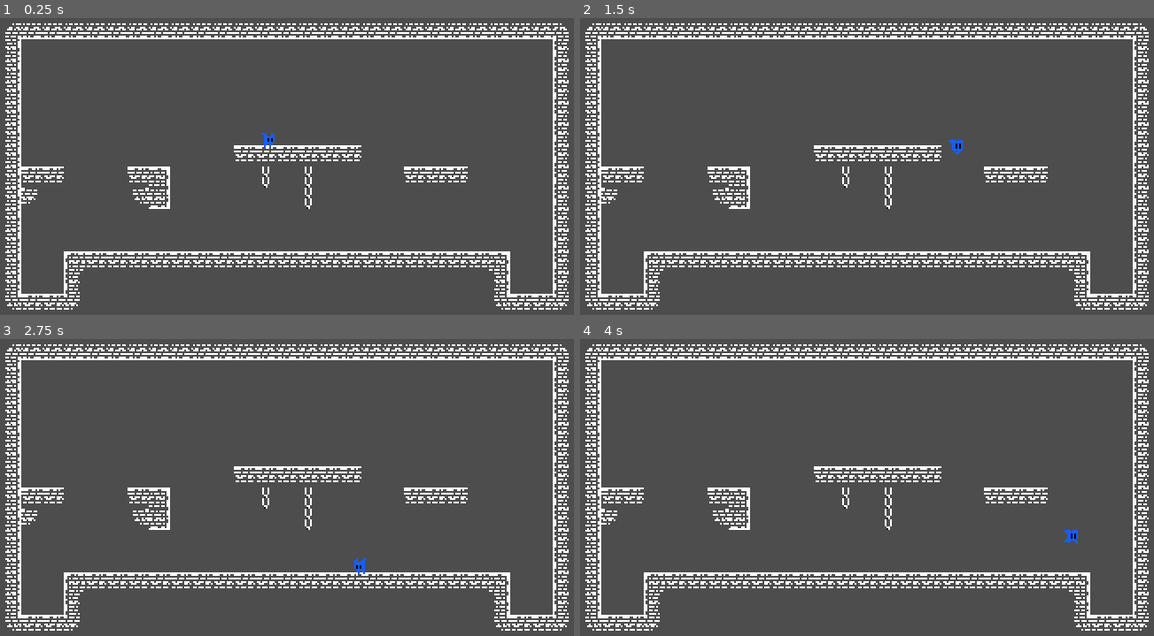
Above: before the commit, frames 1-4 (two rows, left to right).
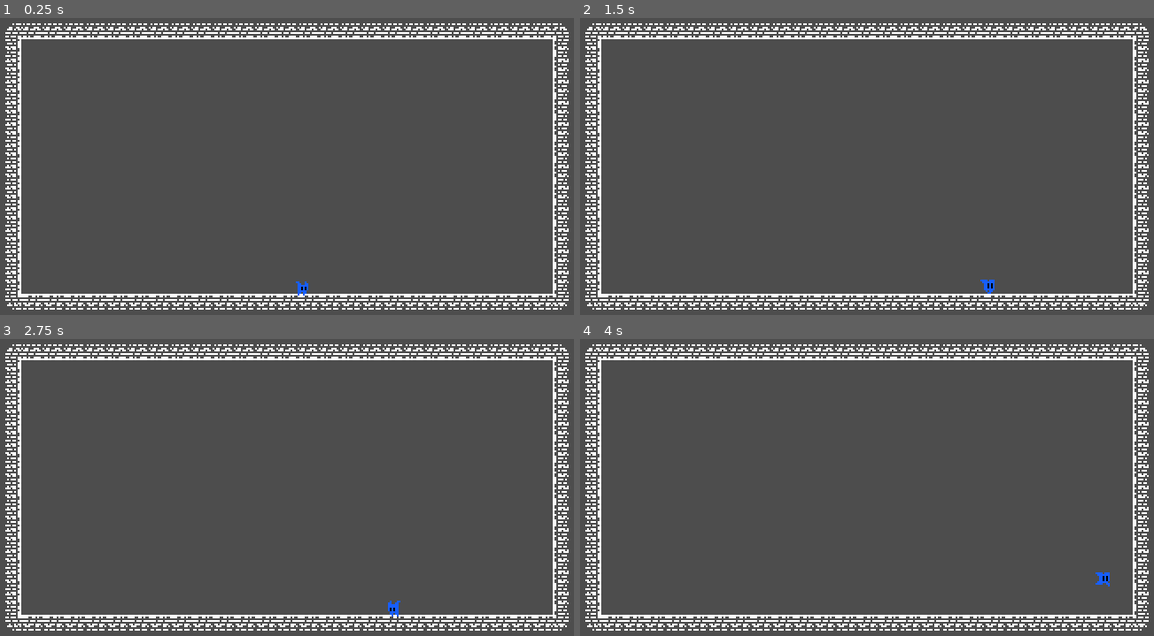
Above: after the commit, the same moments.

Repository: lcarvalhogs/godot-platformer
Game: Godot game, scene res://Levels/BaseLevel.tscn
Same seed, same stepped clock (60 frames per second), same inputs: the game is played once before the commit and once after it. This scene is started directly instead of the project's main scene.
Inputs:
- Up to frame 1 (0.25 s): no input
- Up to frame 2 (1.5 s): tap Enter at 0.5 s; hold Right (right) from 0.53 s (still down); tap Up (jump) at 0.77 s
- Up to frame 3 (2.75 s): tap Up (jump) at 1.52 s; release Right (right) at 2.03 s; hold Left (left) from 2.03 s (still down)
- Up to frame 4 (4 s): release Left (left) at 2.78 s; hold Right (right) from 2.78 s (still down); tap Up (jump) at 3.02, 3.77 s

The runs differ from the first frame. In frame 1, 5.9% of the frame differs, in the area x 3-89%, y 38-99%; in frame 2, 5.9%; in frame 3, 5.9%; in frame 4, 5.9%, in the area x 3-93%, y 42-99%.

Commit message:
Adds level script to spawn the player.

Diff:
--- a/Levels/BaseLevel.tscn
+++ b/Levels/BaseLevel.tscn
@@ -1,6 +1,7 @@
-[gd_scene load_steps=5 format=3 uid="uid://cc4up7bxgemcm"]
+[gd_scene load_steps=6 format=3 uid="uid://cc4up7bxgemcm"]
 
 [ext_resource type="Texture2D" uid="uid://0j1i5j6d0b4a" path="res://dunjo.png" id="1_ki4in"]
+[ext_resource type="Script" path="res://Levels/Level.gd" id="1_wff40"]
 [ext_resource type="PackedScene" uid="uid://bqkwn3ay25jfv" path="res://Player.tscn" id="2_wrwmp"]
 
 [sub_resource type="TileSetAtlasSource" id="TileSetAtlasSource_krxcc"]
@@ -166,11 +167,10 @@
 sources/0 = SubResource("TileSetAtlasSource_krxcc")
 
 [node name="Level" type="Node2D"]
+script = ExtResource("1_wff40")
+player = ExtResource("2_wrwmp")
 
 [node name="Tiles" type="TileMap" parent="."]
 tile_set = SubResource("TileSet_iix7v")
 format = 2
-layer_0/tile_data = PackedInt32Array(0, 0, 3, 851968, 0, 4,  …(799 unchanged characters)… 1, 131072, 131072, 1, 65536, 131072, 1, 786435, 0, 1, 720899, 0, 0, 720900, 65536, 0, 720901, 65536, 0, 720902, 65536, 0, 720903, 65536, 0, 720904, 65536, 0, 720905, 65536, 0, 720906, 65536, 0, 720907, 65536, 0, 720908, 65536, 0, 720909, 65536, 0, 720910, 65536, 0, 720911, 65536, 0, 720912, 65536, 0, 720913, 65536, 0, 720914, 65536, 0, 720915, 65536, 0, 720916, 65536, 0, 720917, 65536, 0, 720918, 65536, 0, 720919, 131072, 0, 786455, 131072, 1, 851971, 65536, 4, 851991, 0, 4, 524295, 131072, 2, 458759, 131072, 0, 524294, 0, 4, 458758, 65536, 0, 524289, 65536, 4, 458753, 65536, 0, 458754, 65536, 0, 393227, 65536, 0, 393228, 65536, 0, 393229, 65536, 0, 393230, 65536, 0, 393231, 65536, 0, 393232, 65536, 0, 458771, 65536, 0, 458772, 65536, 0, 458773, 65536, 0, 458764, 458752, 2, 458766, 458752, 2, 524302, 458752, 2)
-
-[node name="Player" parent="." instance=ExtResource("2_wrwmp")]
-position = Vector2(151, 46)
+layer_0/tile_data = PackedInt32Array(0, 0, 3, 851968, 0, 4,  …(799 unchanged characters)… 1, 131072, 131072, 1, 65536, 131072, 1, 851991, 65536, 0, 851971, 65536, 0, 851972, 65536, 0, 851973, 65536, 0, 851974, 65536, 0, 851975, 65536, 0, 851976, 65536, 0, 851977, 65536, 0, 851978, 65536, 0, 851979, 65536, 0, 851980, 65536, 0, 851981, 65536, 0, 851982, 65536, 0, 851983, 65536, 0, 851984, 65536, 0, 851985, 65536, 0, 851986, 65536, 0, 851987, 65536, 0, 851988, 65536, 0, 851989, 65536, 0, 851990, 65536, 0, 786445, 196608, 0)
--- /dev/null
+++ b/Levels/Level.gd
@@ -0,0 +1,23 @@
+extends Node2D
+
+const PLAYER: Vector2i = Vector2i(3,0)
+
+@export var player: PackedScene
+
+func _ready():
+	call_deferred("setup_tiles")
+	pass # Replace with function body.
+
+func setup_tiles():
+	var cells = $Tiles.get_used_cells(0)
+	for cell in cells:
+		var index = $Tiles.get_cell_atlas_coords(0, Vector2i(cell.x, cell.y))
+		match index:
+			PLAYER:
+				create_instance_from_tilemap(cell, player, self, Vector2(6, 10))
+
+func create_instance_from_tilemap(coord: Vector2, prefab: PackedScene, parent: Node2D, offset: Vector2 = Vector2.ZERO):
+	$Tiles.set_cell(0, coord, -1)
+	var pf = prefab.instantiate()
+	pf.position = $Tiles.map_to_local(coord) + offset
+	parent.add_child((pf))
--- a/Levels/Level1.tscn
+++ b/Levels/Level1.tscn
@@ -1,5 +1,6 @@
-[gd_scene load_steps=5 format=3 uid="uid://h06nwska4i76"]
+[gd_scene load_steps=6 format=3 uid="uid://h06nwska4i76"]
 
+[ext_resource type="Script" path="res://Levels/Level.gd" id="1_ehs8o"]
 [ext_resource type="Texture2D" uid="uid://0j1i5j6d0b4a" path="res://dunjo.png" id="1_y3p6g"]
 [ext_resource type="PackedScene" uid="uid://bqkwn3ay25jfv" path="res://Player.tscn" id="2_2cyeg"]
 
@@ -166,11 +167,10 @@
 sources/0 = SubResource("TileSetAtlasSource_krxcc")
 
 [node name="Level" type="Node2D"]
+script = ExtResource("1_ehs8o")
+player = ExtResource("2_2cyeg")
 
 [node name="Tiles" type="TileMap" parent="."]
 tile_set = SubResource("TileSet_iix7v")
 format = 2
-layer_0/tile_data = PackedInt32Array(0, 0, 3, 851968, 0, 4,  …(1580 unchanged characters)…  2, 458766, 458752, 2, 524302, 458752, 2)
-
-[node name="Player" parent="." instance=ExtResource("2_2cyeg")]
-position = Vector2(151, 46)
+layer_0/tile_data = PackedInt32Array(0, 0, 3, 851968, 0, 4,  …(1580 unchanged characters)…  2, 458766, 458752, 2, 524302, 458752, 2, 327693, 196608, 0)
